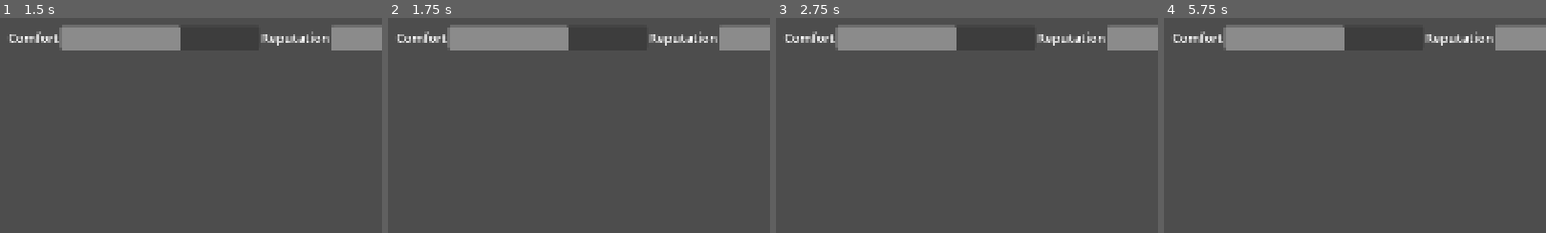
Above: before the commit, frames 1-4 (left to right).
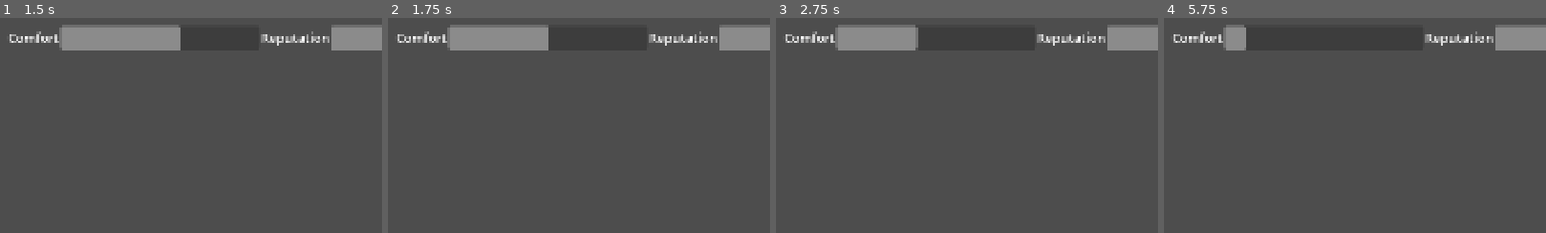
Above: after the commit, the same moments.

Repository: velochamarek/rpg_hackathon
Game: Godot game, scene res://MainMenu.tscn
Same seed, same stepped clock (60 frames per second), same inputs: the game is played once before the commit and once after it.
Inputs:
- Up to frame 1 (1.5 s): click "New Game" at 0.5 s; tap Enter at 1.25 s
- Up to frame 2 (1.75 s): no input
- Up to frame 3 (2.75 s): tap Space at 2 s
- Up to frame 4 (5.75 s): tap Enter at 3.5, 5 s; tap Space at 4.25 s
The pictures show only the part of the screen within x 0-50%, y 0-50%; the shares and areas given below are measured in that part.

Frame 1 is identical in both runs. In frame 2, 0.6% of the frame differs, in the area x 42-48%, y 3-16%; in frame 3, 1.2%; in frame 4, 3.1%, in the area x 21-48%, y 3-16%.

Commit message:
prvni hrubej zaklad endingu - nedostatek komfortu

Diff:
--- a/ending.tscn
+++ b/ending.tscn
@@ -1,4 +1,6 @@
 [gd_scene format=3 uid="uid://cb7oeu8ehxshs"]
+
+[ext_resource type="Script" uid="uid://dxcr5wlsfb1re" path="res://scripts/ending.gd" id="1_fsb5k"]
 
 [node name="Ending" type="Control" unique_id=2037163717]
 layout_mode = 3
@@ -7,6 +9,7 @@
 anchor_bottom = 1.0
 grow_horizontal = 2
 grow_vertical = 2
+script = ExtResource("1_fsb5k")
 
 [node name="ColorRect" type="ColorRect" parent="." unique_id=990914000]
 layout_mode = 1
@@ -18,9 +21,30 @@
 color = Color(0, 0, 0, 1)
 
 [node name="CenterContainer" type="CenterContainer" parent="." unique_id=1122034739]
-layout_mode = 0
-offset_right = 40.0
-offset_bottom = 40.0
+layout_mode = 1
+offset_right = 1920.0
+offset_bottom = 1080.0
 
 [node name="VBoxContainer" type="VBoxContainer" parent="CenterContainer" unique_id=958129918]
 layout_mode = 2
+
+[node name="TitleLabel" type="Label" parent="CenterContainer/VBoxContainer" unique_id=1189223871]
+layout_mode = 2
+theme_override_font_sizes/font_size = 64
+horizontal_alignment = 1
+
+[node name="TextLabel" type="Label" parent="CenterContainer/VBoxContainer" unique_id=1873523978]
+custom_minimum_size = Vector2(1300, 0)
+layout_mode = 2
+theme_override_font_sizes/font_size = 40
+horizontal_alignment = 1
+autowrap_mode = 3
+
+[node name="BackButton" type="Button" parent="CenterContainer/VBoxContainer" unique_id=639825556]
+custom_minimum_size = Vector2(300, 0)
+layout_mode = 2
+size_flags_horizontal = 4
+theme_override_font_sizes/font_size = 40
+text = "zpět do menu"
+
+[connection signal="pressed" from="CenterContainer/VBoxContainer/BackButton" to="." method="_on_back_button_pressed"]
--- a/project.godot
+++ b/project.godot
@@ -24,7 +24,6 @@
 window/size/viewport_width=1920
 window/size/viewport_height=1080
 window/stretch/mode="canvas_items"
-window/stretch/aspect="expand"
 
 [physics]
 
--- /dev/null
+++ b/scripts/ending.gd
@@ -0,0 +1,31 @@
+extends Control
+## Obrazovka endingu. Text se vybírá podle GameState.ending.
+
+@onready var title_label: Label = $CenterContainer/VBoxContainer/TitleLabel
+@onready var text_label: Label = $CenterContainer/VBoxContainer/TextLabel
+
+# Každý ending: [nadpis, text]
+const ENDINGS := {
+	"death": [
+		"Vyhasnutí",
+		"Hlad, zima a únava byly silnější. Simulace pokračuje dál, jen už bez tebe. Kamery se pomalu otočí jinam.",
+	],
+	"escape": [
+		"Útěk",
+		"Za stěnou monitorů jsou dveře. Otevřeš je a poprvé v životě nevíš, co bude dál. Je to ten nejkrásnější pocit.",
+	],
+	"system": [
+		"Spokojený občan",
+		"Lidé tě mají rádi, máš teplo a plný talíř. Glitche už nevidíš. Sledovanost nikdy nebyla vyšší.",
+	],
+}
+
+
+func _ready() -> void:
+	var data: Array = ENDINGS.get(GameState.ending, ["Konec hry", ""])
+	title_label.text = data[0]
+	text_label.text = data[1]
+
+
+func _on_back_button_pressed() -> void:
+	get_tree().change_scene_to_file("res://MainMenu.tscn")
--- a/scripts/game_state.gd
+++ b/scripts/game_state.gd
@@ -9,7 +9,7 @@
 
 const MIN_STAT := 0
 const MAX_STAT := 10
-const ENDING_SCENE := "res://ending.tscn" # jeste se vytvori
+const ENDING_SCENE := "res://ending.tscn"
 
 # Startovní hodnoty
 const START_COMFORT := 6
@@ -17,7 +17,7 @@
 const START_GLITCH := 0
 
 # Po kolika sekundách ubude 1 komfort (pro testování klidně dejte 2.0)
-const COMFORT_DECAY_SECONDS := 40.0
+const COMFORT_DECAY_SECONDS := 1.0
 
 var comfort := START_COMFORT
 var reputation := START_REPUTATION
Not shown, added: scripts/ending.gd.uid
